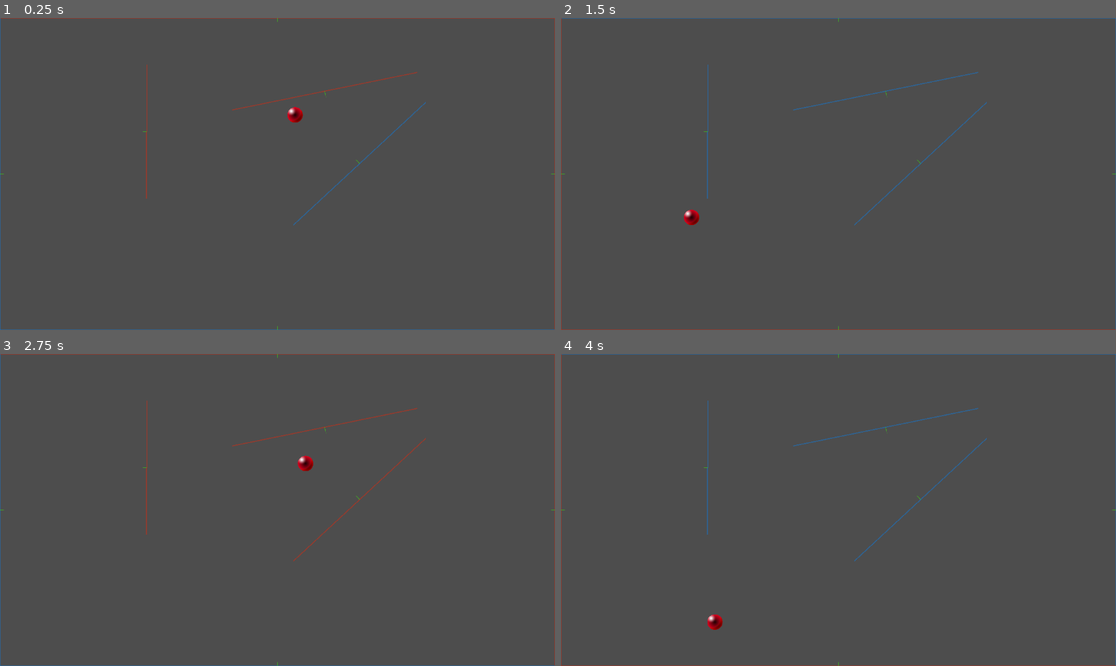
Above: before the commit, frames 1-4 (two rows, left to right).
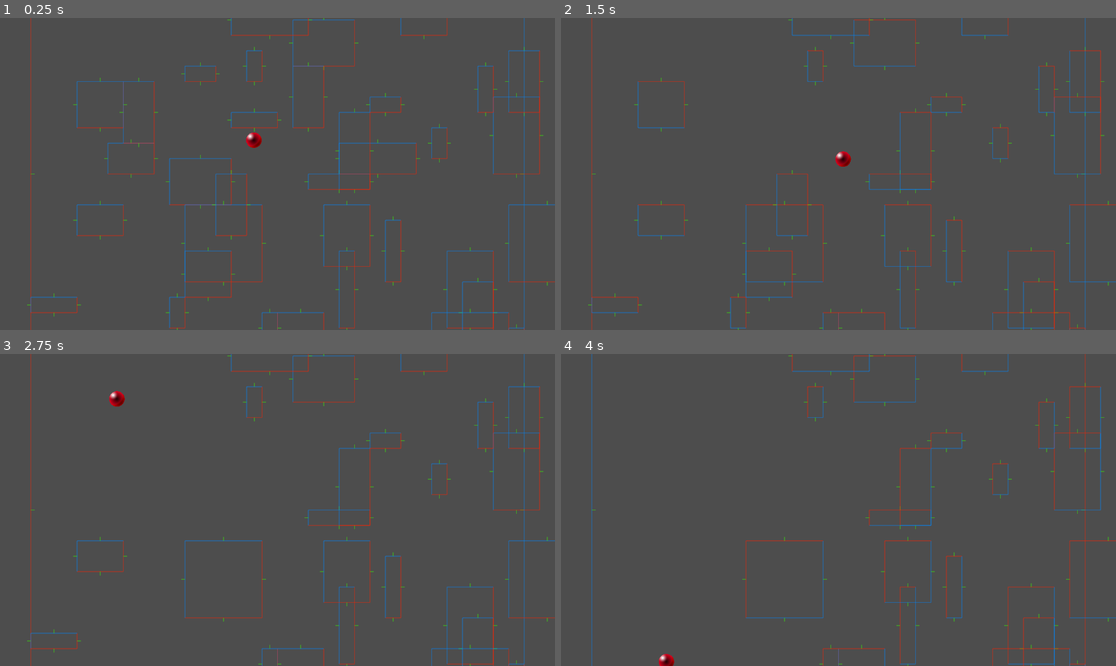
Above: after the commit, the same moments.

Repository: Tom3s/brick-breaker-reborn
Game: Godot game, scene res://2d_base_scene.tscn
Same seed, same stepped clock (60 frames per second), same inputs: the game is played once before the commit and once after it. The project has no main scene, so this scene is started directly.
Inputs:
- Up to frame 1 (0.25 s): no input
- Up to frame 2 (1.5 s): no input
- Up to frame 3 (2.75 s): no input
- Up to frame 4 (4 s): no input

The runs differ from the first frame. In frame 1, 4.9% of the frame differs, in the area x 0-100%, y 0-100%; in frame 2, 4.3%; in frame 3, 3.8%; in frame 4, 3.6%.

Commit message:
[#5] Basic grid* with breakable blocks (#9)
* Basic blocks added

basic blocks are now possible to add

* Collision edge case tweaked

collision at the line of the edges is now only calculated when ball is in front of the line
This is done, because sometimes the non-colliding line took priority at the corners of blocks

* Blocks can now be broken

Added check if a block is broken

* Added todo comments

Diff:
--- a/2DBaseScene.gd
+++ b/2DBaseScene.gd
@@ -14,9 +14,11 @@
 
 
 @onready var collider_line_scene: PackedScene = preload("res://ColliderLine.tscn")
+@onready var breakable_block_scene: PackedScene = preload("res://BreakableBlock.tscn")
 
 @onready var ball_sprite: Sprite2D = %BallSprite
 @onready var line_parent: Node2D = %Lines
+@onready var block_parent: Node2D = %Blocks
 
 var ball: Ball = Ball.new()
 
@@ -26,6 +28,15 @@
 
 	# screen_bounds = DisplayServer.window_get_size()
 	set_up_screen_collision()
+
+	for i in 50:
+		var block: BreakableBlock = breakable_block_scene.instantiate()
+
+		block.pos_on_grid = Vector2i(randi_range(0, BreakableGrid.GRID_SIZE - 1), randi_range(0, BreakableGrid.GRID_SIZE - 1))
+		block.size = Vector2i(randi_range(1, 5), randi_range(1, 5))
+		block_parent.add_child(block)
+		block.prepare_collision()
+
 
 
 func _process(delta: float) -> void:
@@ -42,6 +53,13 @@
 	for collider_line in line_parent.get_children():
 		collided = collided || handle_line_collision(collider_line)
 
+	for block in block_parent.get_children():
+		for collider_line: ColliderLine in block.line_parent.get_children():
+			if block.broken:
+				continue
+			block.broken = handle_line_collision(collider_line)
+			collided = collided || block.broken
+
 
 
 	if collided:
@@ -52,10 +70,16 @@
 func set_up_screen_collision() -> void:
 	var screen_bounds: Vector2 = DisplayServer.window_get_size()
 
-	var p1: Vector2 = Vector2(-screen_bounds.x / 2, -screen_bounds.y / 2)
-	var p2: Vector2 = Vector2(screen_bounds.x / 2, -screen_bounds.y / 2)
-	var p3: Vector2 = Vector2(screen_bounds.x / 2, screen_bounds.y / 2)
-	var p4: Vector2 = Vector2(-screen_bounds.x / 2, screen_bounds.y / 2)
+	# var p1: Vector2 = Vector2(-screen_bounds.x / 2, -screen_bounds.y / 2)
+	# var p2: Vector2 = Vector2(screen_bounds.x / 2, -screen_bounds.y / 2)
+	# var p3: Vector2 = Vector2(screen_bounds.x / 2, screen_bounds.y / 2)
+	# var p4: Vector2 = Vector2(-screen_bounds.x / 2, screen_bounds.y / 2)
+
+	var grid_unit_size: Vector2 = Vector2.ONE * BreakableGrid.GRID_SIZE * BreakableGrid.CELL_SIZE
+	var p1: Vector2 = Vector2(-grid_unit_size.x / 2, -grid_unit_size.y / 2)
+	var p2: Vector2 = Vector2(grid_unit_size.x / 2, -grid_unit_size.y / 2)
+	var p3: Vector2 = Vector2(grid_unit_size.x / 2, grid_unit_size.y / 2)
+	var p4: Vector2 = Vector2(-grid_unit_size.x / 2, grid_unit_size.y / 2)
 
 	var line: ColliderLine = collider_line_scene.instantiate()
 	line_parent.add_child(line)
@@ -116,7 +140,12 @@
 
 	# idfk what im doing here, but it's dot product magic
 	# for more info see: https://youtu.be/nXrEX6j-Mws?si=8GdqyyBu0hQkDFsm&t=224
-	var distance_from_line: float = abs((ball.position - p1).dot(line.normal))
+	var distance_from_line: float = (ball.position - p1).dot(line.normal)
+
+	if distance_from_line < 0:
+		return collided
+
+	distance_from_line = abs(distance_from_line)
 
 	var case: float = (ball.position - p1).dot(line.tangent)
 
--- a/2d_base_scene.tscn
+++ b/2d_base_scene.tscn
@@ -1,8 +1,7 @@
-[gd_scene load_steps=6 format=3 uid="uid://v6xjbr0o43p4"]
+[gd_scene load_steps=5 format=3 uid="uid://v6xjbr0o43p4"]
 
 [ext_resource type="Shader" uid="uid://bkfljmi5pdpqh" path="res://ball.tres" id="1_kamic"]
 [ext_resource type="Script" uid="uid://dcjw3yqlt8je" path="res://2DBaseScene.gd" id="1_oyw0x"]
-[ext_resource type="PackedScene" uid="uid://cv1p2e28ye54x" path="res://ColliderLine.tscn" id="3_oyw0x"]
 
 [sub_resource type="ShaderMaterial" id="ShaderMaterial_na87o"]
 shader = ExtResource("1_kamic")
@@ -23,48 +22,5 @@
 [node name="Lines" type="Node2D" parent="."]
 unique_name_in_owner = true
 
-[node name="ColliderLine" parent="Lines" instance=ExtResource("3_oyw0x")]
-
-[node name="DebugPoint1" parent="Lines/ColliderLine" index="0"]
-position = Vector2(308, -149)
-
-[node name="DebugPoint2" parent="Lines/ColliderLine" index="1"]
-position = Vector2(33, 106)
-
-[node name="DebugLine" parent="Lines/ColliderLine" index="2"]
-polygon = PackedVector2Array(307.32007, -149.73326, 308.67993, -148.26674, 33.67994, 106.73327, 32.32006, 105.26673)
-
-[node name="DebugNormal" parent="Lines/ColliderLine" index="3"]
-polygon = PackedVector2Array(171.23326, -22.17994, 169.76674, -20.82006, 159.62097, -33.232292)
-
-[node name="ColliderLine3" parent="Lines" instance=ExtResource("3_oyw0x")]
-
-[node name="DebugPoint1" parent="Lines/ColliderLine3" index="0"]
-position = Vector2(-94, -133)
-
-[node name="DebugPoint2" parent="Lines/ColliderLine3" index="1"]
-position = Vector2(290, -211)
-
-[node name="DebugLine" parent="Lines/ColliderLine3" index="2"]
-polygon = PackedVector2Array(-93.80094, -132.02002, -94.19906, -133.97998, 289.80093, -211.97998, 290.19907, -210.02002)
-
-[node name="DebugNormal" parent="Lines/ColliderLine3" index="3"]
-polygon = PackedVector2Array(97.02001, -171.80093, 98.97999, -172.19907, 101.18496, -156.3202)
-
-[node name="ColliderLine2" parent="Lines" instance=ExtResource("3_oyw0x")]
-
-[node name="DebugPoint1" parent="Lines/ColliderLine2" index="0"]
-position = Vector2(-271, -227)
-
-[node name="DebugPoint2" parent="Lines/ColliderLine2" index="1"]
-position = Vector2(-272, 51)
-
-[node name="DebugLine" parent="Lines/ColliderLine2" index="2"]
-polygon = PackedVector2Array(-272, -227.0036, -270, -226.9964, -271, 51.003597, -273, 50.996403)
-
-[node name="DebugNormal" parent="Lines/ColliderLine2" index="3"]
-polygon = PackedVector2Array(-271.4964, -88.99999, -271.5036, -87.00001, -287.4999, -88.057556)
-
-[editable path="Lines/ColliderLine"]
-[editable path="Lines/ColliderLine3"]
-[editable path="Lines/ColliderLine2"]
+[node name="Blocks" type="Node2D" parent="."]
+unique_name_in_owner = true
--- /dev/null
+++ b/BreakableBlock.gd
@@ -0,0 +1,49 @@
+extends Node2D
+class_name BreakableBlock
+
+var pos_on_grid: Vector2i = Vector2i.ZERO
+
+# TODO: implement larger blocks
+var size: Vector2i = Vector2i.ONE
+
+@onready var collider_line_scene: PackedScene = preload("res://ColliderLine.tscn")
+
+@onready var line_parent: Node2D = %Lines
+
+# TODO: set this to a counter for multi layered block
+# TODO: maybe add immunities, so certain blocks need certain damage type to be broken
+var broken: bool = false
+
+func _process(delta: float) -> void:
+	if broken:
+		line_parent.hide()
+
+func prepare_collision() -> void:
+	var p1: Vector2 = _get_collision_vertex_position(Vector2.ZERO)
+	var p2: Vector2 = _get_collision_vertex_position(Vector2(0, BreakableGrid.CELL_SIZE * size.y))
+	var p3: Vector2 = _get_collision_vertex_position(Vector2(BreakableGrid.CELL_SIZE * size.x, BreakableGrid.CELL_SIZE * size.y))
+	var p4: Vector2 = _get_collision_vertex_position(Vector2(BreakableGrid.CELL_SIZE * size.x, 0))
+
+	var line: ColliderLine = collider_line_scene.instantiate()
+	line_parent.add_child(line)
+	line.set_points(p1, p2)
+
+	line = collider_line_scene.instantiate()
+	line_parent.add_child(line)
+	line.set_points(p2, p3)
+
+	line = collider_line_scene.instantiate()
+	line_parent.add_child(line)
+	line.set_points(p3, p4)
+
+	line = collider_line_scene.instantiate()
+	line_parent.add_child(line)
+	line.set_points(p4, p1)
+
+func _get_collision_vertex_position(local_vertex_pos: Vector2) -> Vector2:
+
+	var grid_unit_size: Vector2 = Vector2.ONE * BreakableGrid.GRID_SIZE * BreakableGrid.CELL_SIZE
+
+	var vertex_pos: Vector2 = Vector2(pos_on_grid) * BreakableGrid.CELL_SIZE + local_vertex_pos - (grid_unit_size / 2)
+
+	return vertex_pos
--- /dev/null
+++ b/BreakableBlock.tscn
@@ -0,0 +1,9 @@
+[gd_scene load_steps=2 format=3 uid="uid://bkuw1uwy64bxc"]
+
+[ext_resource type="Script" uid="uid://biy7evv7ejmml" path="res://BreakableBlock.gd" id="1_qiokr"]
+
+[node name="BreakableBlock" type="Node2D"]
+script = ExtResource("1_qiokr")
+
+[node name="Lines" type="Node2D" parent="."]
+unique_name_in_owner = true
--- /dev/null
+++ b/BreakableGrid.gd
@@ -0,0 +1,25 @@
+extends Node2D
+class_name BreakableGrid
+
+static var CELL_SIZE: int = 32
+static var GRID_SIZE: int = 32
+
+class Block:
+	var size: int = 1 #TODO: implement larger blocks
+	# maybe use more parameters for any shape
+
+	var broken: bool = false
+
+
+
+class Grid:
+	static var grid_size: int = 32
+	var blocks: Array[Block]
+
+
+
+
+var grid: Grid = Grid.new()
+
+func _ready() -> void:
+	grid.blocks.resize(Grid.grid_size * Grid.grid_size)
--- /dev/null
+++ b/BreakableGrid.tscn
@@ -0,0 +1,6 @@
+[gd_scene load_steps=2 format=3 uid="uid://q8nvnnklfsns"]
+
+[ext_resource type="Script" uid="uid://cs7hd2rheths7" path="res://BreakableGrid.gd" id="1_32sgw"]
+
+[node name="BreakableGrid" type="Node2D"]
+script = ExtResource("1_32sgw")
Not shown, added: BreakableBlock.gd.uid
Not shown, added: BreakableGrid.gd.uid
